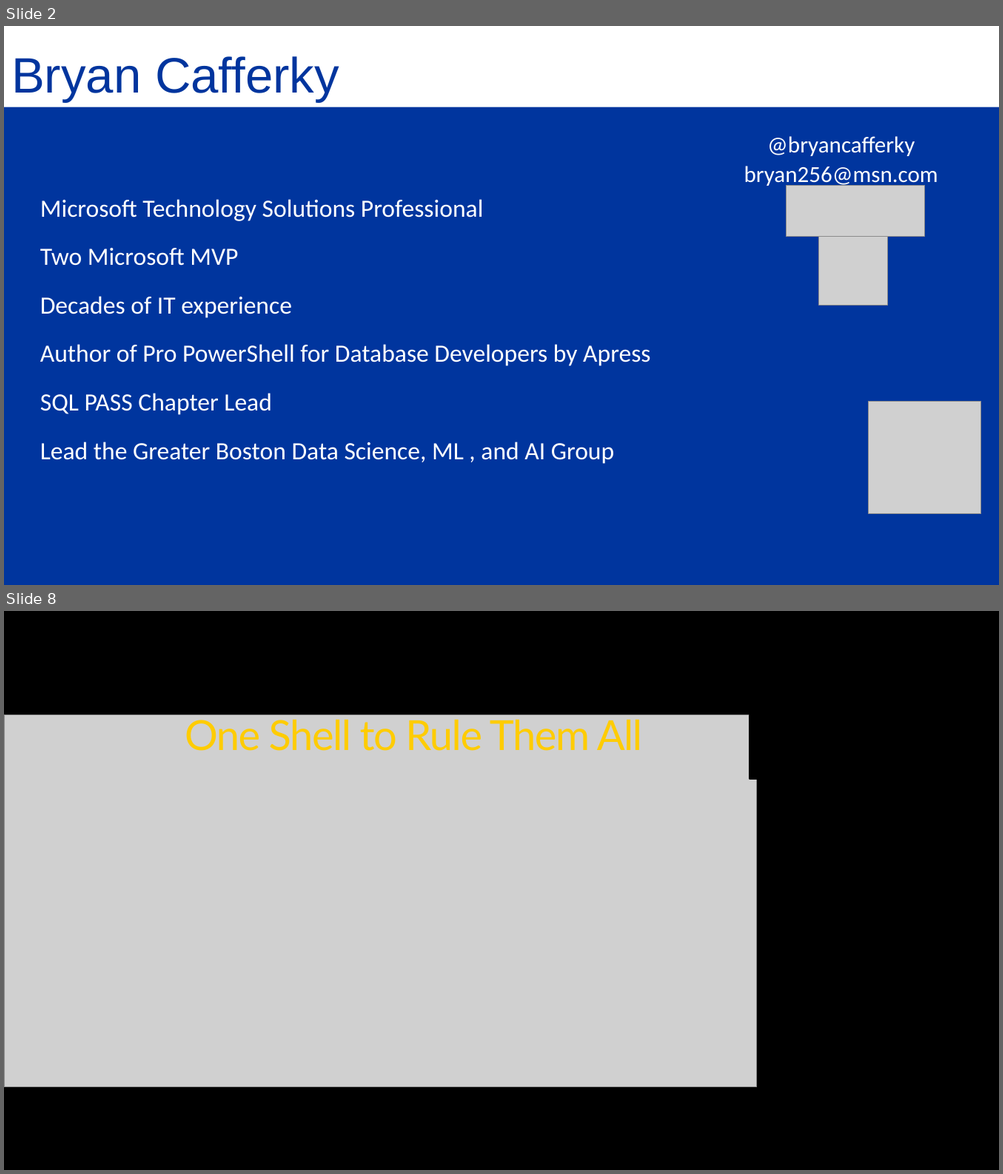
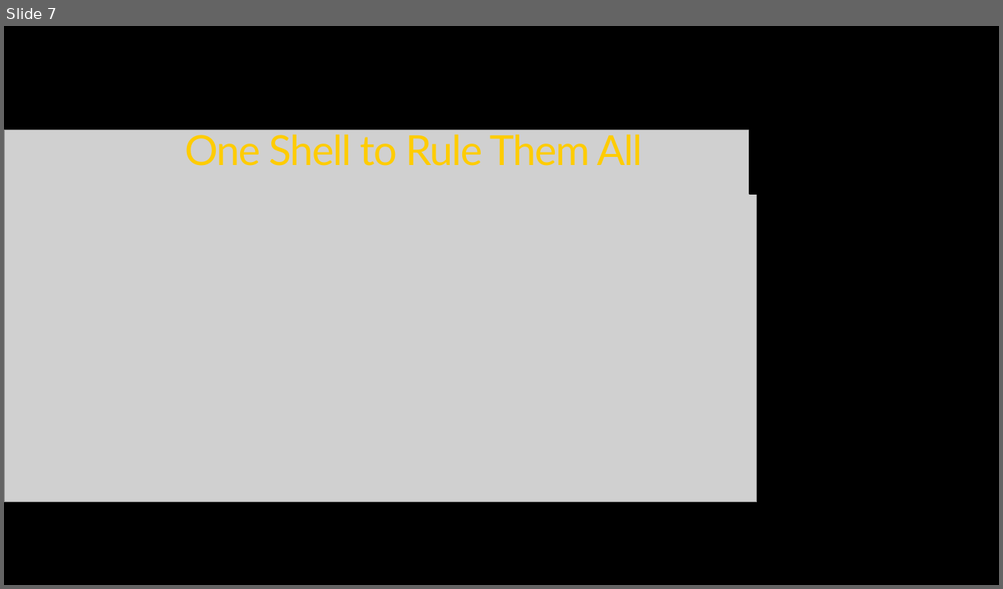
Before and after one commit to bcafferky/shared, a slide deck: FullAutomationWithPowerShell/PowerShellAzureFullAuto.pptx. Shown one above the other, each under a label of ours: slides 2 and 8 before the commit, slide 7 after it; the slides between them are not shown. The pictures are 1003x1174 and 1003x589 pixels, drawn with LibreOffice and Linux fonts; fonts in the diff are those of the drawing; grey boxes stand for pictures. Boxes give left, top, right and bottom in pixels: in the first picture for what was removed or moved away, otherwise in the second. Text is boxed around its words. In the diff, an @@ line names an element or a change of style, - is before the commit and + after.

```diff
--- a/FullAutomationWithPowerShell/PowerShellAzureFullAuto.pptx
+++ b/FullAutomationWithPowerShell/PowerShellAzureFullAuto.pptx
@@ slide 2 removed at [4, 26, 999, 585], background #00359E @@
@@ rectangle removed at [4, 26, 999, 107] @@
-Bryan Cafferky
@@ rectangle removed at [4, 79, 999, 585] @@
@@ text removed at [744, 136, 938, 188] @@
-@bryancafferky
-bryan256@msn.com
@@ text removed at [40, 199, 650, 464] @@
-Microsoft Technology Solutions Professional
-Two Microsoft MVP
-Decades of IT experience
-Author of Pro PowerShell for Database Developers by Apress
-SQL PASS Chapter Lead
-Lead the Greater Boston Data Science, ML , and AI Group
@@ picture removed at [786, 186, 925, 237] @@
@@ picture removed at [819, 236, 888, 305] @@
@@ picture removed at [868, 401, 981, 514] @@
@@ rectangle removed at [4, 548, 999, 585] @@
@@ rectangle removed at [4, 543, 999, 548] @@
@@ what was slide 8 is now slide 7 @@
```
Also in this commit, not shown: 41 slides changed, 1 slide added, 1 other slide removed, 36 other files.
